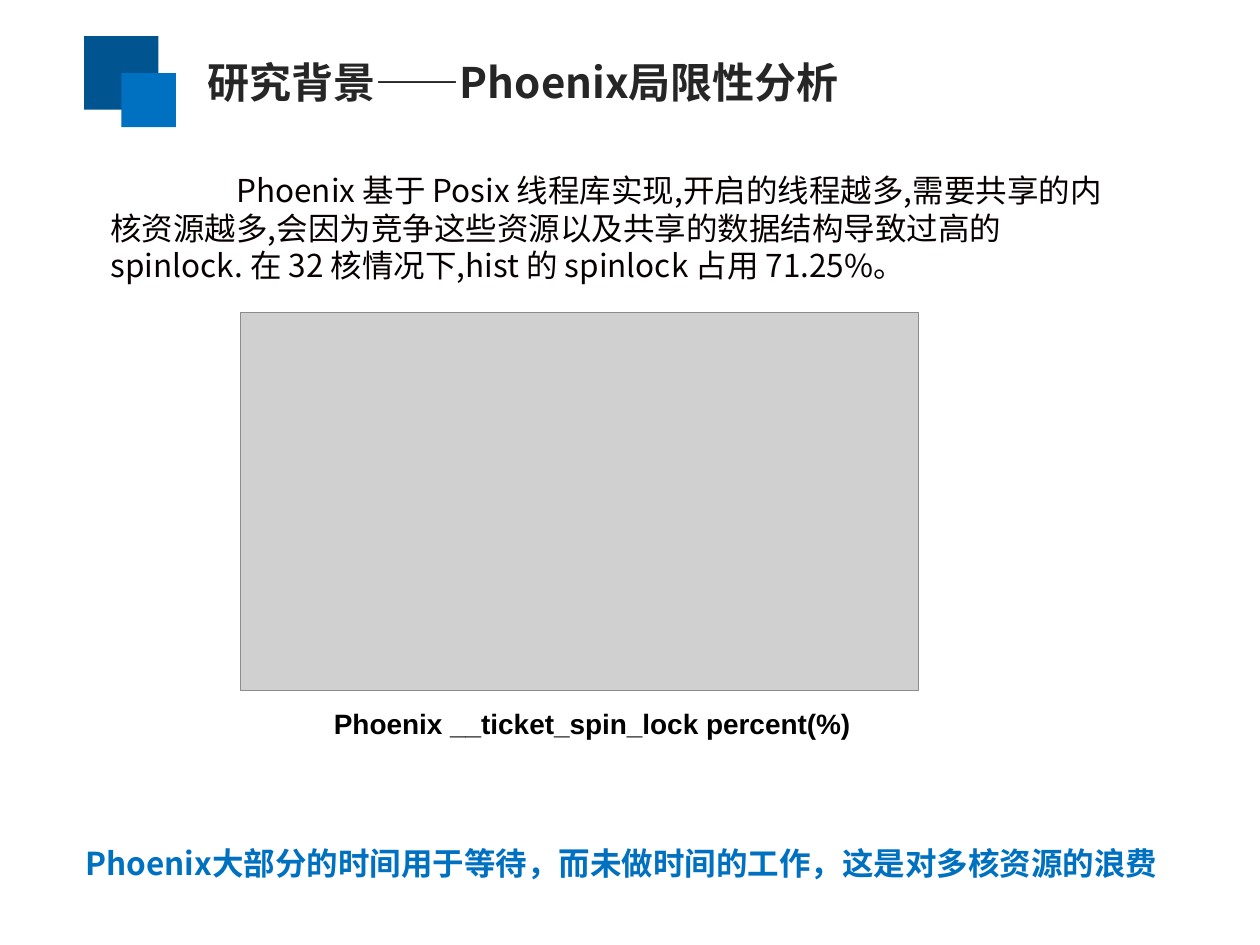
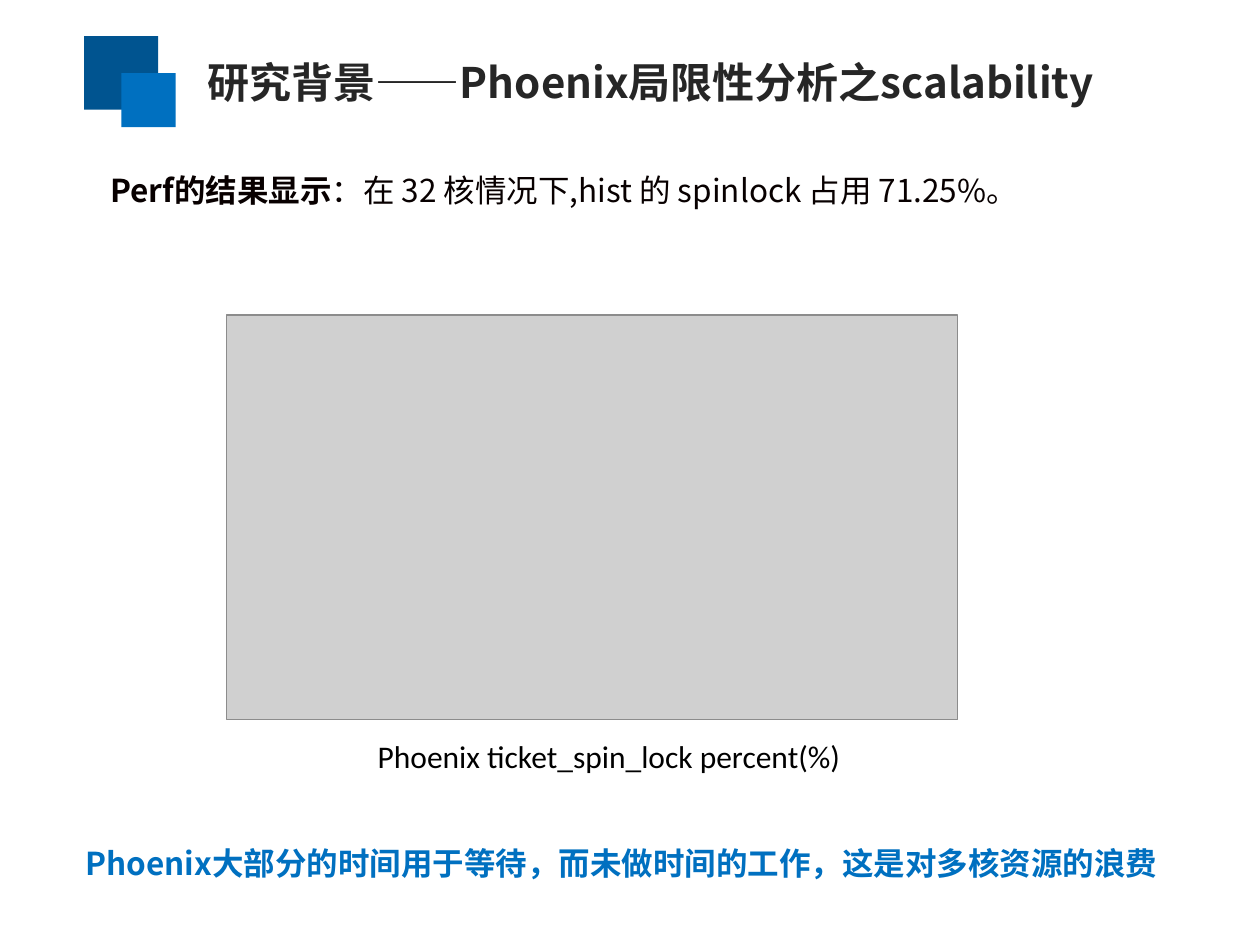
Before and after one commit to yufenyu/work, a slide deck: slide 5 of dmr_paper/paper/chinaSys-2016.ppt (slide 6 before the commit). Drawn at 1260x945 pixels with LibreOffice and Linux fonts; fonts in the diff are those of the drawing; grey boxes stand for pictures. Boxes give left, top, right and bottom in pixels: in the first picture for what was removed or moved away, otherwise in the second. Text is boxed around its words. In the diff, an @@ line names an element or a change of style, - is before the commit and + after.

```diff
--- a/dmr_paper/paper/chinaSys-2016.ppt
+++ b/dmr_paper/paper/chinaSys-2016.ppt
@@ text at bbox=[208, 62, 1094, 108]: text changed @@
-研究背景——Phoenix局限性分析
+研究背景——Phoenix局限性分析之scalability
@@ text at bbox=[110, 175, 1018, 210]: text changed @@
-Phoenix 基于 Posix 线程库实现,开启的线程越多,需要共享的内核资源越多,会因为竞争这些资源以及共享的数据结构导致过高的 spinlock. 在 32 核情况下,hist 的 spinlock 占用 71.25%。
+Perf的结果显示：在 32 核情况下,hist 的 spinlock 占用 71.25%。
@@ picture: place and size @@
-picture at bbox=[241, 312, 919, 690]
+picture at bbox=[227, 315, 958, 719]
@@ text at bbox=[378, 745, 840, 773]: text changed; size 16 to 18 pt; font Arial to Calibri; bold off @@
-Phoenix __ticket_spin_lock percent(%)
+Phoenix ticket_spin_lock percent(%)
```
Also in this commit, not shown: 12 other slides changed, 1 slide removed.
